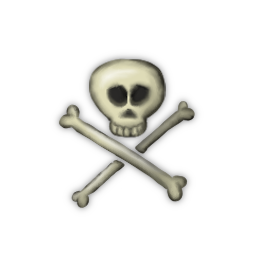
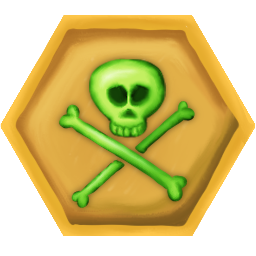
Layered file, before and after one edit (256px x 256px). Changes by layer:
added group "Gruppe 21" (2nd of 3) with 3 layers above "Gruppe 21" over (1, 15, 255, 236)
added layer "Malebene 20" (5th of 9, in "Gruppe 21") in group "Gruppe 21" over (1, 15, 255, 236)
added layer "Malebene 20" (6th of 9, in "Gruppe 21") (52%) in group "Gruppe 21" over (1, 15, 255, 236)
hid group "Gruppe 21" (3rd of 3) (3 layers) over (1, 15, 255, 236)
showed "Malebene 10", painted on it over (64, 64, 192, 236)
showed group "Gruppe 14" (2 layers) over (0, 15, 255, 236)
